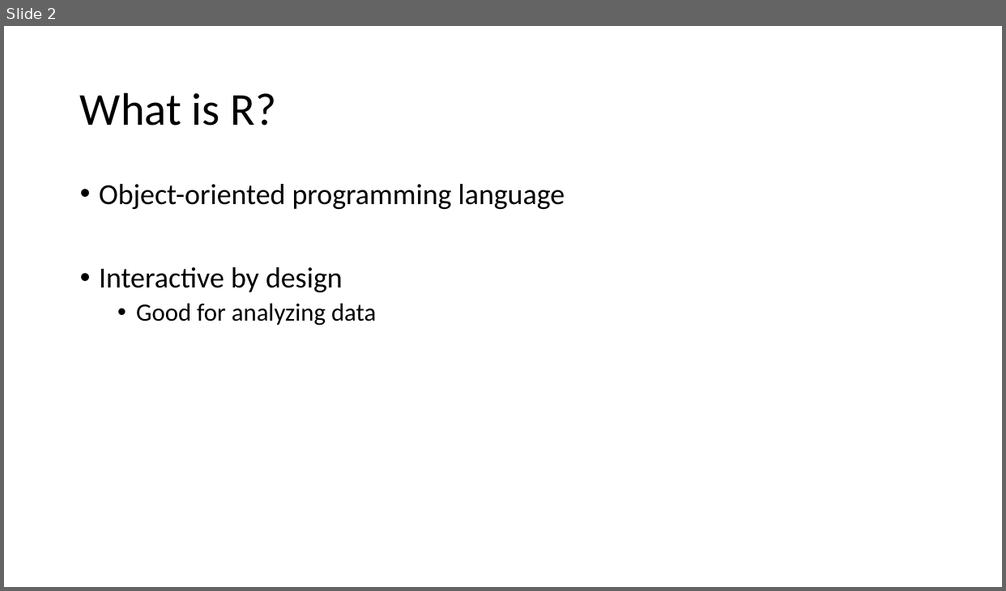
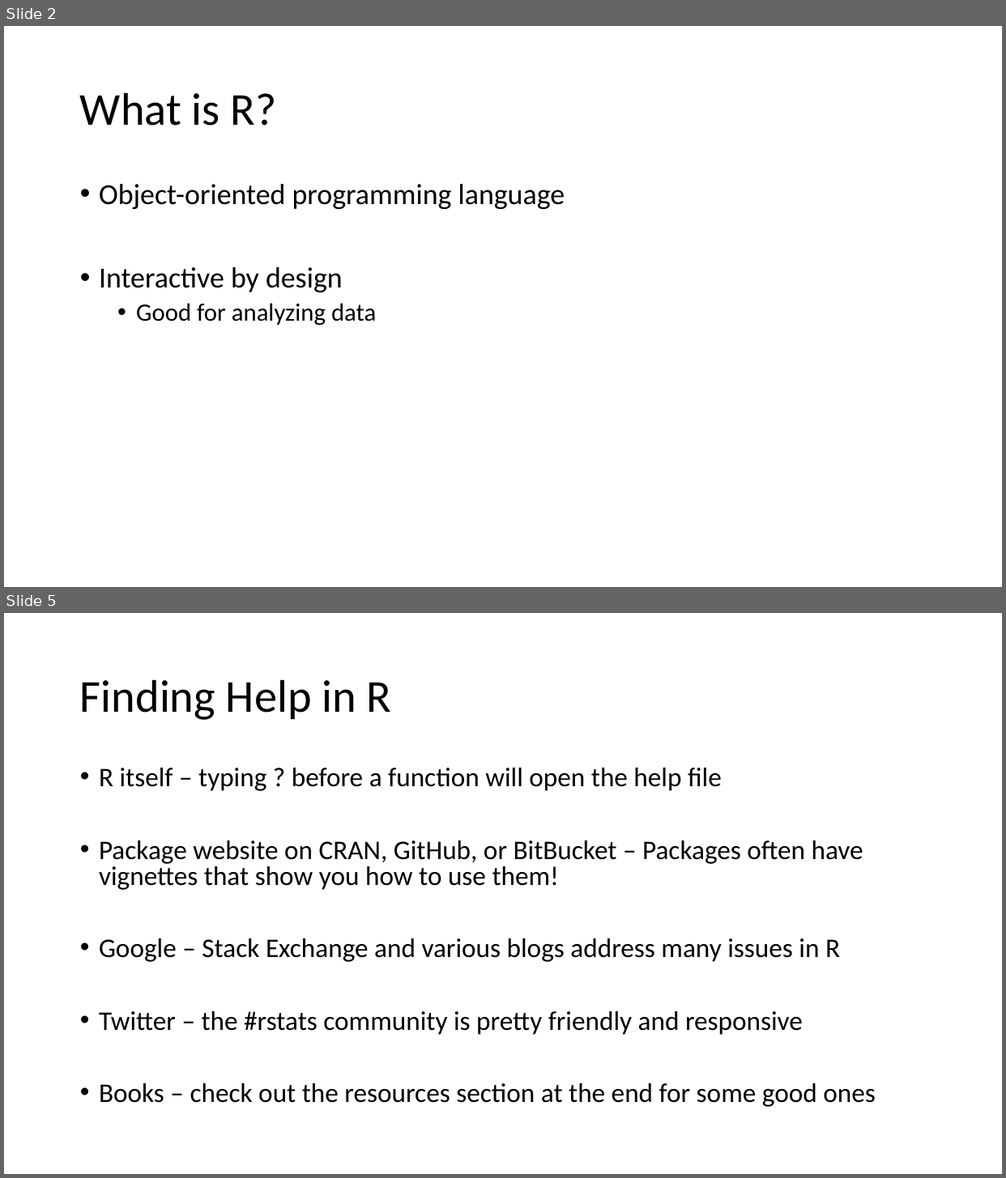
Before and after one commit to jstinzi/R-UNM-Biology-Workshop, a slide deck: Beginner Workshop/Introductory Concepts in R.pptx. Shown one above the other, each under a label of ours: slide 2 before the commit, slides 2 and 5 after it; the slides between them are not shown. The pictures are 1006x591 and 1006x1178 pixels, drawn with LibreOffice and Linux fonts; fonts in the diff are those of the drawing. Boxes give left, top, right and bottom in pixels: in the first picture for what was removed or moved away, otherwise in the second. Text is boxed around its words. In the diff, an @@ line names an element or a change of style, - is before the commit and + after.

```diff
--- a/Beginner Workshop/Introductory Concepts in R.pptx
+++ b/Beginner Workshop/Introductory Concepts in R.pptx
@@ slide 5 added at [4, 613, 1002, 1174], background #FFFFFF @@
@@ title added at [80, 679, 392, 720], 44 pt, text #000000 @@
+Finding Help in R
@@ text added at [99, 768, 876, 1107], 25.9 pt, text #000000 @@
+• R itself – typing ? before a function will open the help file
+• Package website on CRAN, GitHub, or BitBucket – Packages often have vignettes that show you how to use them!
+• Google – Stack Exchange and various blogs address many issues in R
+• Twitter – the #rstats community is pretty friendly and responsive
+• Books – check out the resources section at the end for some good ones
```
Also in this commit, not shown: 4 other slides added.
